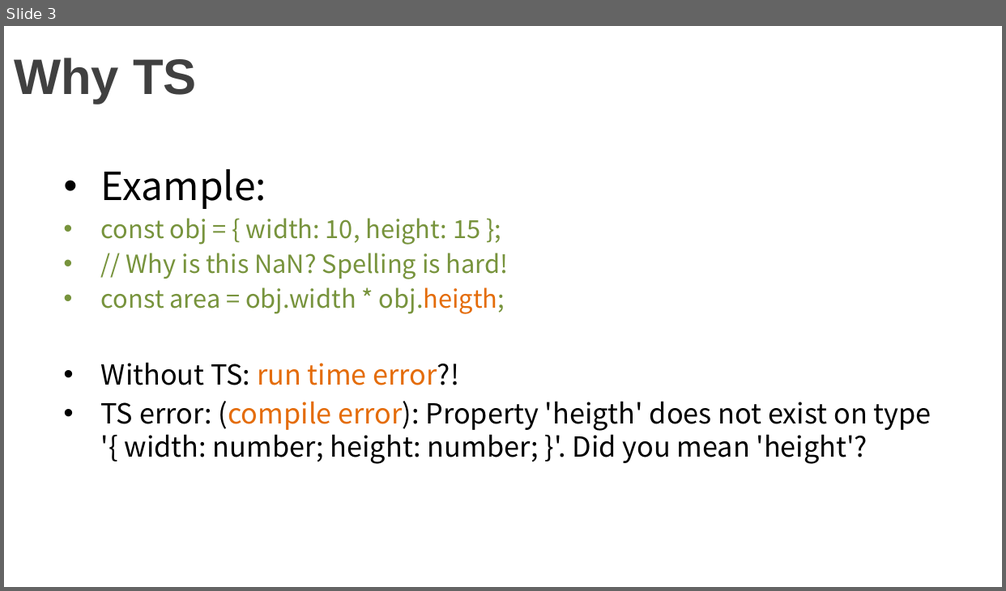
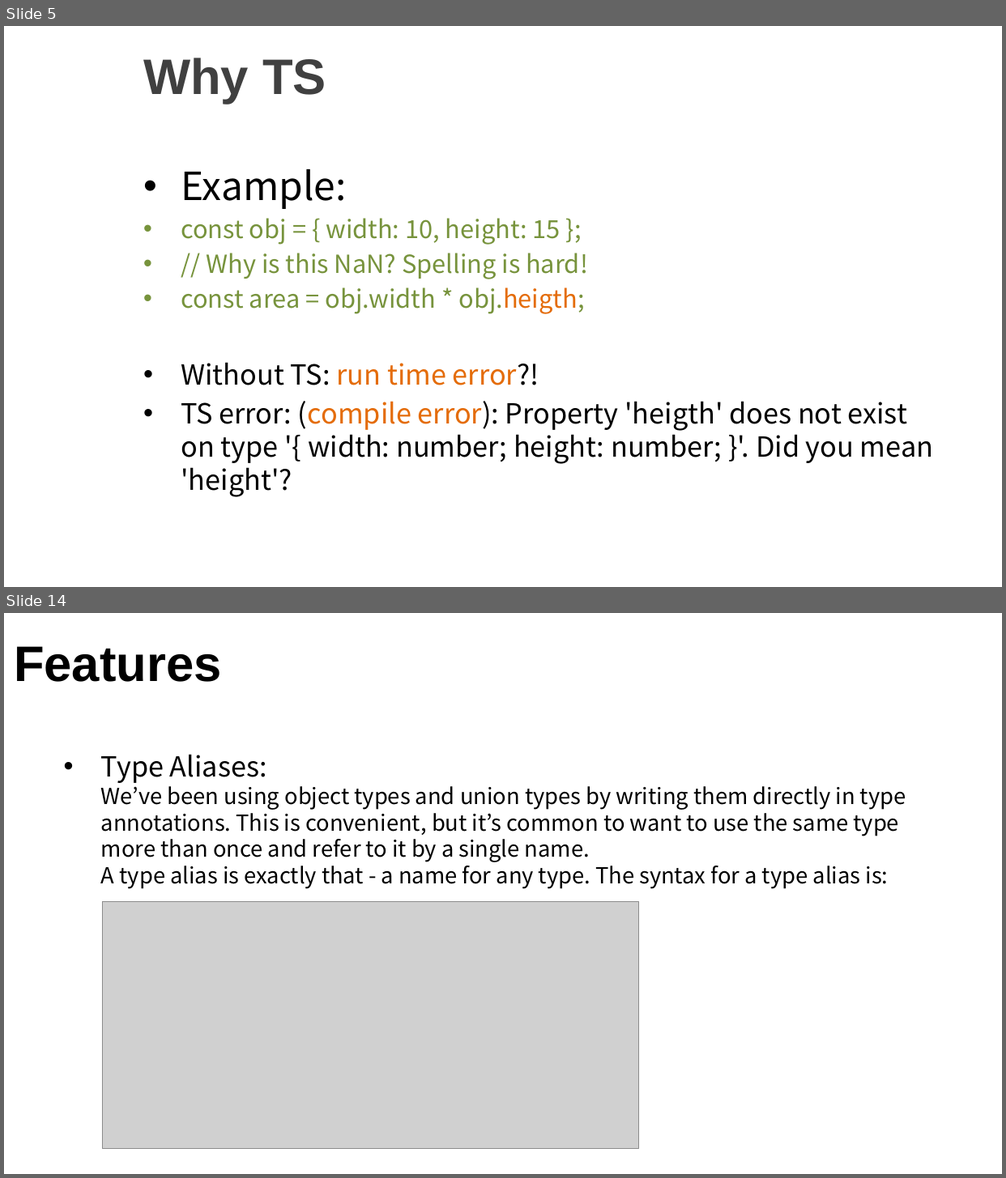
Before and after one commit to kingofday/ReactTS, a slide deck: docs/pres1.pptx. Shown one above the other, each under a label of ours: slide 3 before the commit, slides 5 and 14 after it; the slides between them are not shown. The pictures are 1006x591 and 1006x1178 pixels, drawn with LibreOffice and Linux fonts; fonts in the diff are those of the drawing; grey boxes stand for pictures; background and template pictures are left out. Boxes give left, top, right and bottom in pixels: in the first picture for what was removed or moved away, otherwise in the second. Text is boxed around its words. In the diff, an @@ line names an element or a change of style, - is before the commit and + after.

```diff
--- a/docs/pres1.pptx
+++ b/docs/pres1.pptx
@@ slide 14 added at (x1=4, y1=613, x2=1002, y2=1174), background picture (left out) @@
@@ title added at (x1=14, y1=646, x2=222, y2=682), 36 pt, text #000000, bold @@
+Features
@@ text added at (x1=101, y1=754, x2=906, y2=889), 16 pt, text #000000 @@
+• Type Aliases:
+  We’ve been using object types and union types by writing them directly in type annotations. This is convenient, but it’s common to want to use the same type more than once and refer to it by a single name.
+  A type alias is exactly that - a name for any type. The syntax for a type alias is:
@@ picture added at (x1=102, y1=901, x2=639, y2=1149) @@
@@ what was slide 3 is now slide 5 @@
@@ slide 5 changed as well @@
@@ title "Why TS" moved from (x1=14, y1=58, x2=197, y2=103) to (x1=143, y1=58, x2=326, y2=103) @@
@@ text "Example:" rewrapped from (x1=101, y1=169, x2=931, y2=464) to (x1=181, y1=169, x2=933, y2=497) @@
```
Also in this commit, not shown: 2 other slides changed, 19 other slides added, 1 slide removed.
